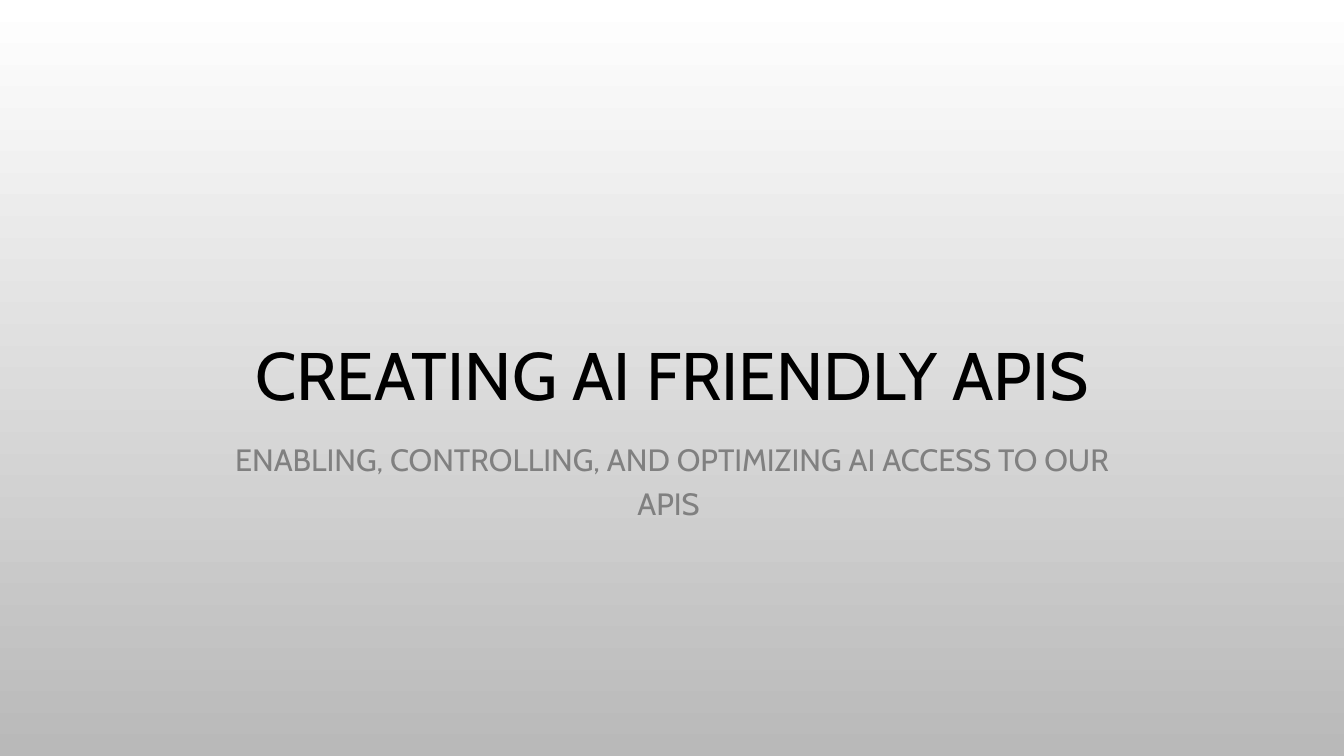
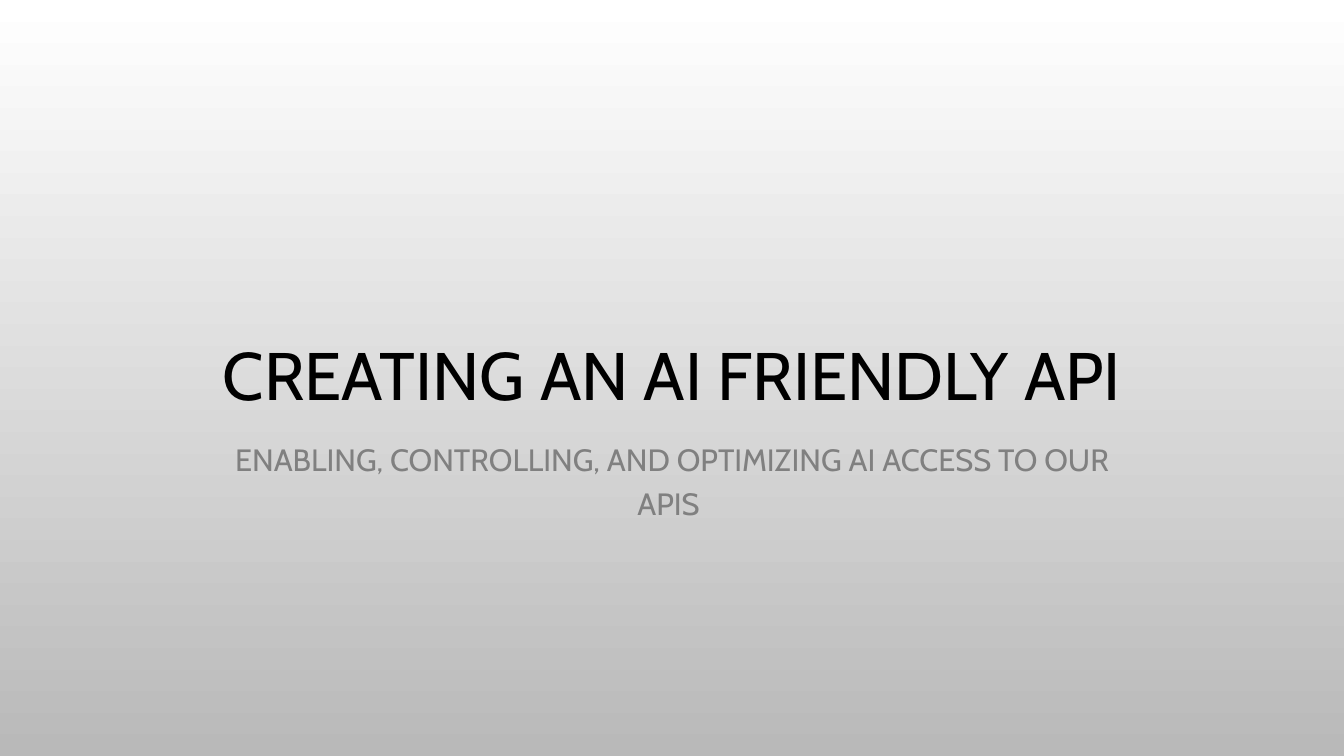
Before and after one commit to pierre01/AIKernelMCPClient, a slide deck: slide 1 of AI Friendly APIs.pptx. Drawn at 1344x756 pixels with LibreOffice and Linux fonts; fonts in the diff are those of the drawing; background and template pictures are left out. Boxes give left, top, right and bottom in pixels: in the first picture for what was removed or moved away, otherwise in the second. Text is boxed around its words. In the diff, an @@ line names an element or a change of style, - is before the commit and + after.

```diff
--- a/AI Friendly APIs.pptx
+++ b/AI Friendly APIs.pptx
@@ title at [223,352,1121,401]: text changed @@
-CREATING AI FRIENDLY APIS
+CREATING AN AI FRIENDLY API
```
Also in this commit, not shown: 2 other slides changed, 4 slides added, 1 slide removed, 7 other files.
